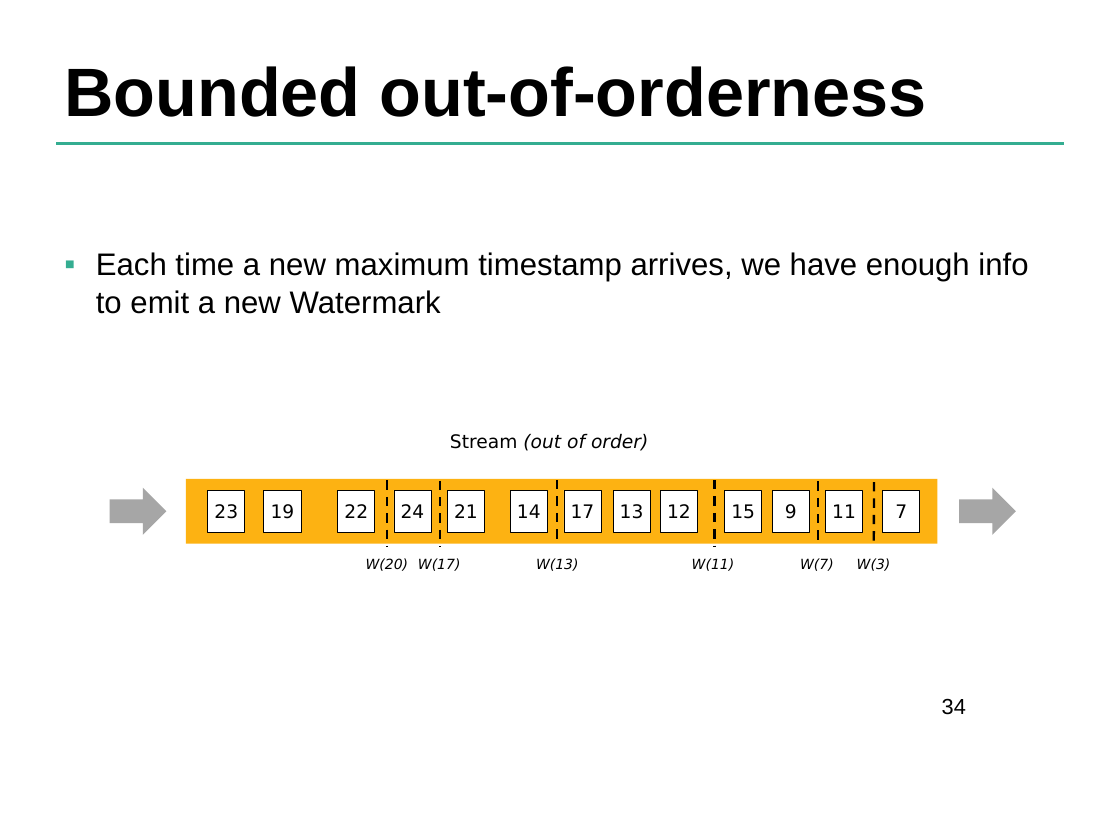
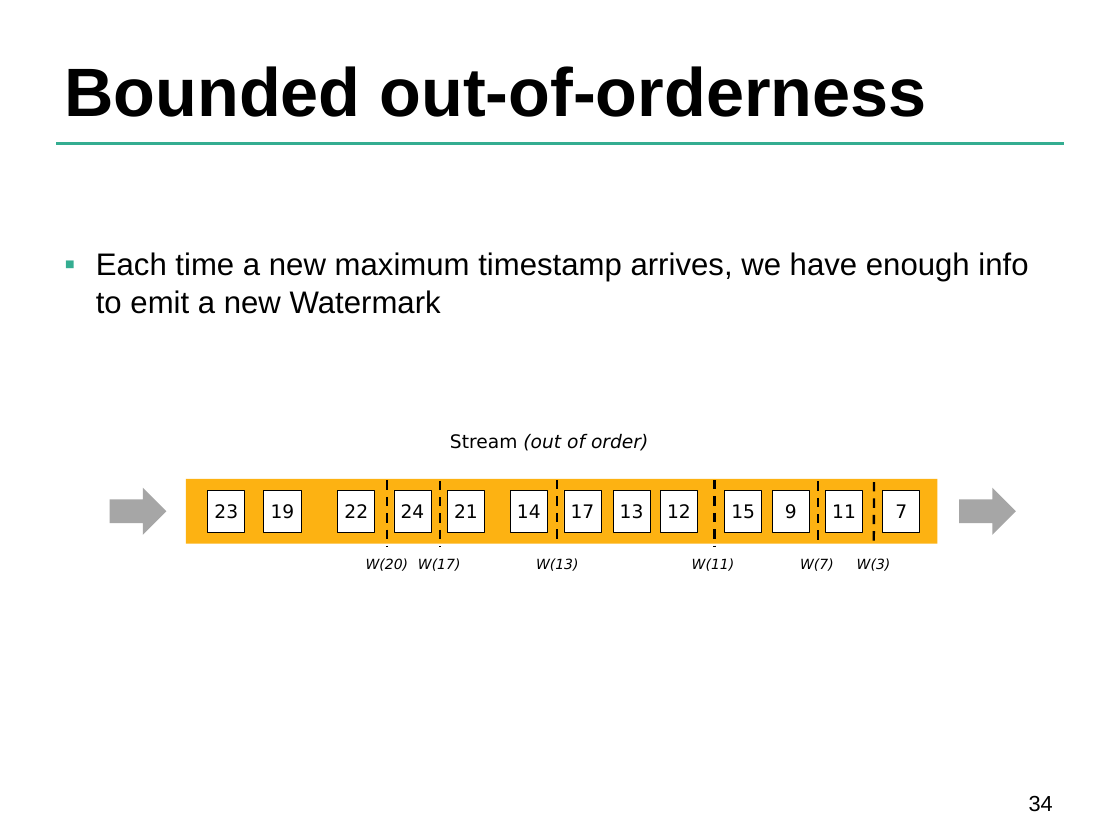
Before and after one commit to dataArtisans/flink-training-web, a slide deck: slide 34 of slides/flink_stream_windows.pptx. Drawn at 1120x840 pixels with LibreOffice and Linux fonts; fonts in the diff are those of the drawing; background and template pictures are left out. Boxes give left, top, right and bottom in pixels: in the first picture for what was removed or moved away, otherwise in the second. Text is boxed around its words. In the diff, an @@ line names an element or a change of style, - is before the commit and + after.

```diff
--- a/slides/flink_stream_windows.pptx
+++ b/slides/flink_stream_windows.pptx
@@ page number: place and size @@
-page number at bbox=[942, 698, 966, 715]
+page number at bbox=[1029, 795, 1053, 812]
@@ page number at bbox=[1029, 795, 1053, 812]: alignment left to right @@
```
Also in this commit, not shown: 8 other slides changed, 4 slides added, 21 other files.
